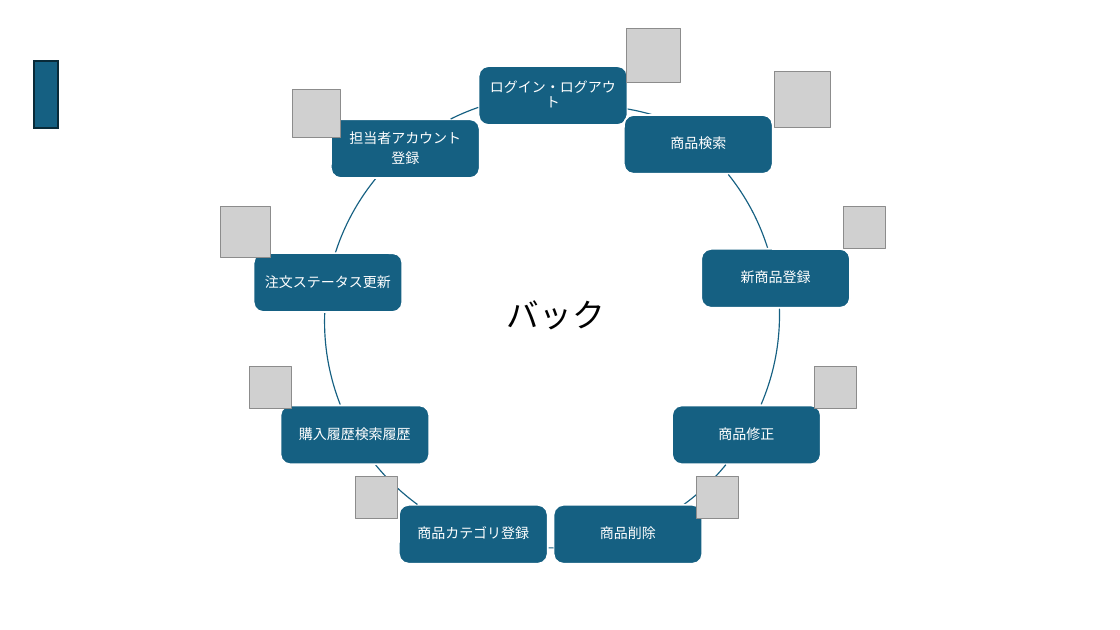
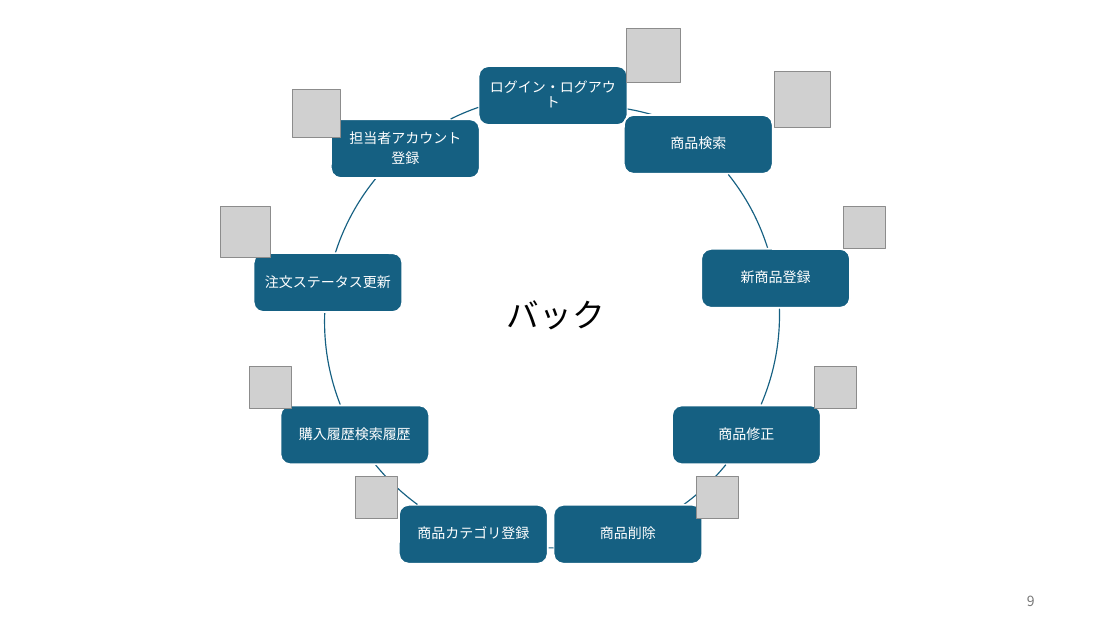
Before and after one commit to kanavii3333/ec-b, a slide deck: slide 10 of plan/最終課題_発表プレゼンテーション .pptx (slide 5 before the commit). Drawn at 1120x630 pixels with LibreOffice and Linux fonts; fonts in the diff are those of the drawing; grey boxes stand for pictures. Boxes give left, top, right and bottom in pixels: in the first picture for what was removed or moved away, otherwise in the second. Text is boxed around its words. In the diff, an @@ line names an element or a change of style, - is before the commit and + after.

```diff
--- a/plan/最終課題_発表プレゼンテーション .pptx
+++ b/plan/最終課題_発表プレゼンテーション .pptx
@@ rectangle removed at [34, 61, 58, 128] @@
@@ page number added at [1027, 595, 1035, 606], 12 pt, text #797979 @@
+9
```
Also in this commit, not shown: 3 other slides changed, 15 slides added, 4 slides removed.
